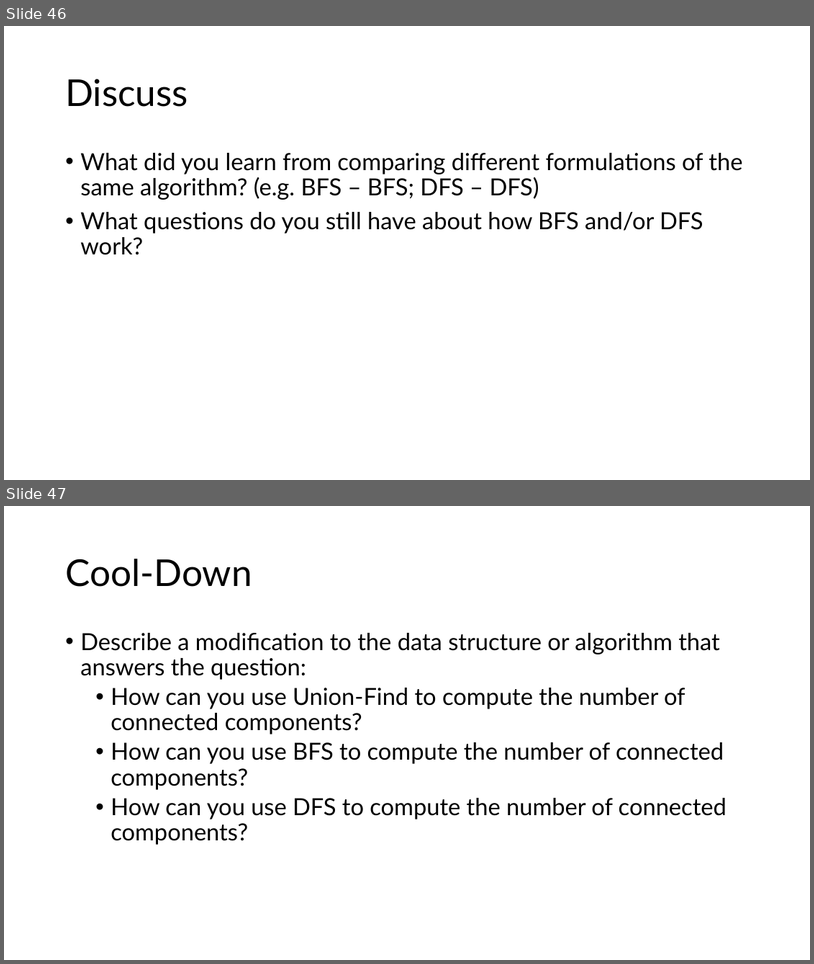
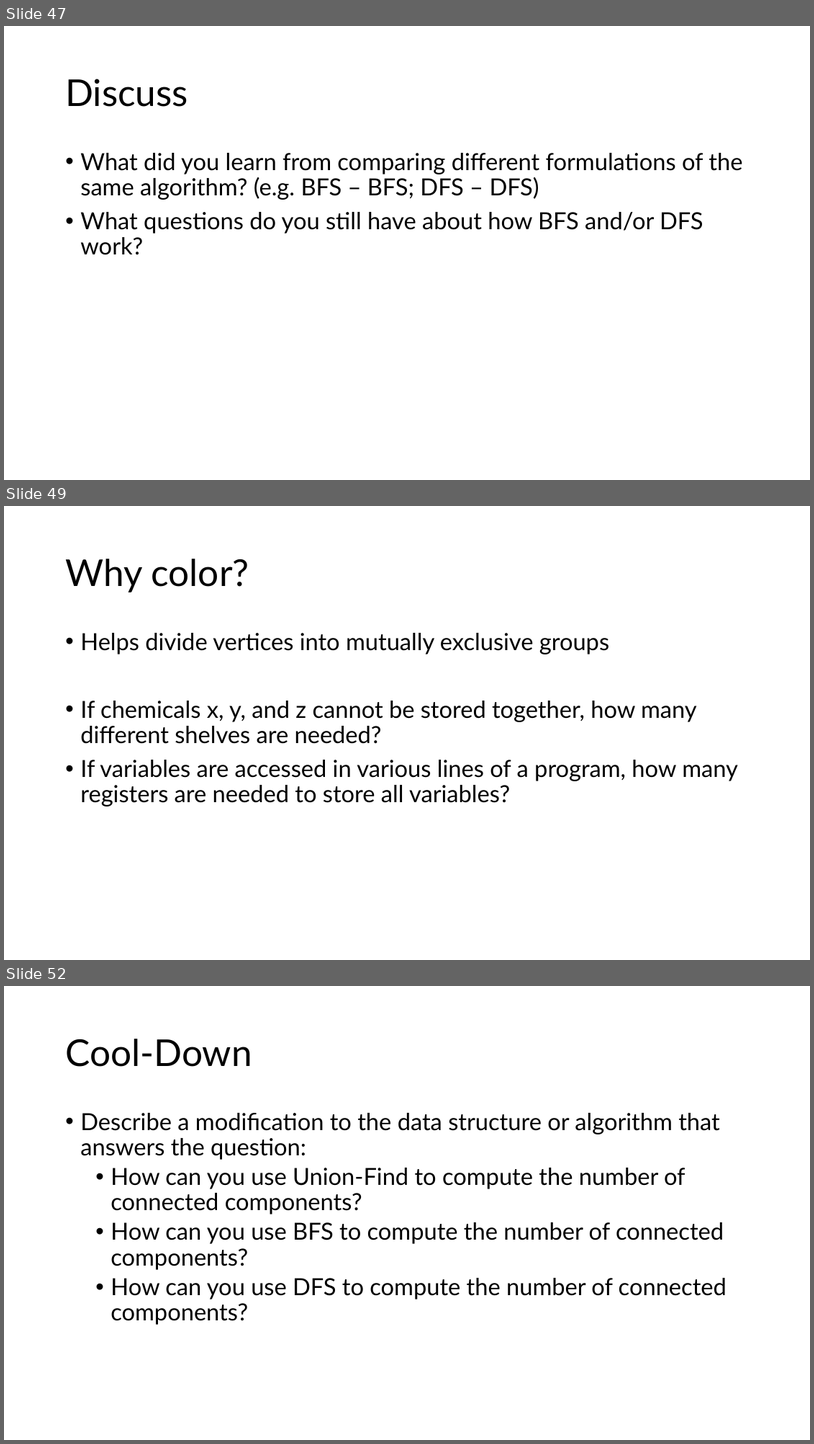
Before and after one commit to SMC-CS-374-Sp26/Unit-2-Data-Structures, a slide deck: BFS-DFS.pptx. Shown one above the other, each under a label of ours: slides 46 and 47 before the commit, slides 47, 49 and 52 after it; the slides between them are not shown. The pictures are 814x964 and 814x1444 pixels, drawn with LibreOffice and Linux fonts; fonts in the diff are those of the drawing. Boxes give left, top, right and bottom in pixels: in the first picture for what was removed or moved away, otherwise in the second. Text is boxed around its words. In the diff, an @@ line names an element or a change of style, - is before the commit and + after.

```diff
--- a/BFS-DFS.pptx
+++ b/BFS-DFS.pptx
@@ slide 49 added at (4, 506, 810, 960), background #FFFFFF @@
@@ title added at (65, 559, 250, 592), 44 pt, text #000000 @@
+Why color?
@@ text added at (80, 633, 738, 806), 28 pt, text #000000 @@
+• Helps divide vertices into mutually exclusive groups
+• If chemicals x, y, and z cannot be stored together, how many different shelves are needed?
+• If variables are accessed in various lines of a program, how many registers are needed to store all variables?
@@ what was slide 46 is now slide 47 @@
@@ what was slide 47 is now slide 52 @@
```
Also in this commit, not shown: 1 slide changed, 4 other slides added, 1 other file.
